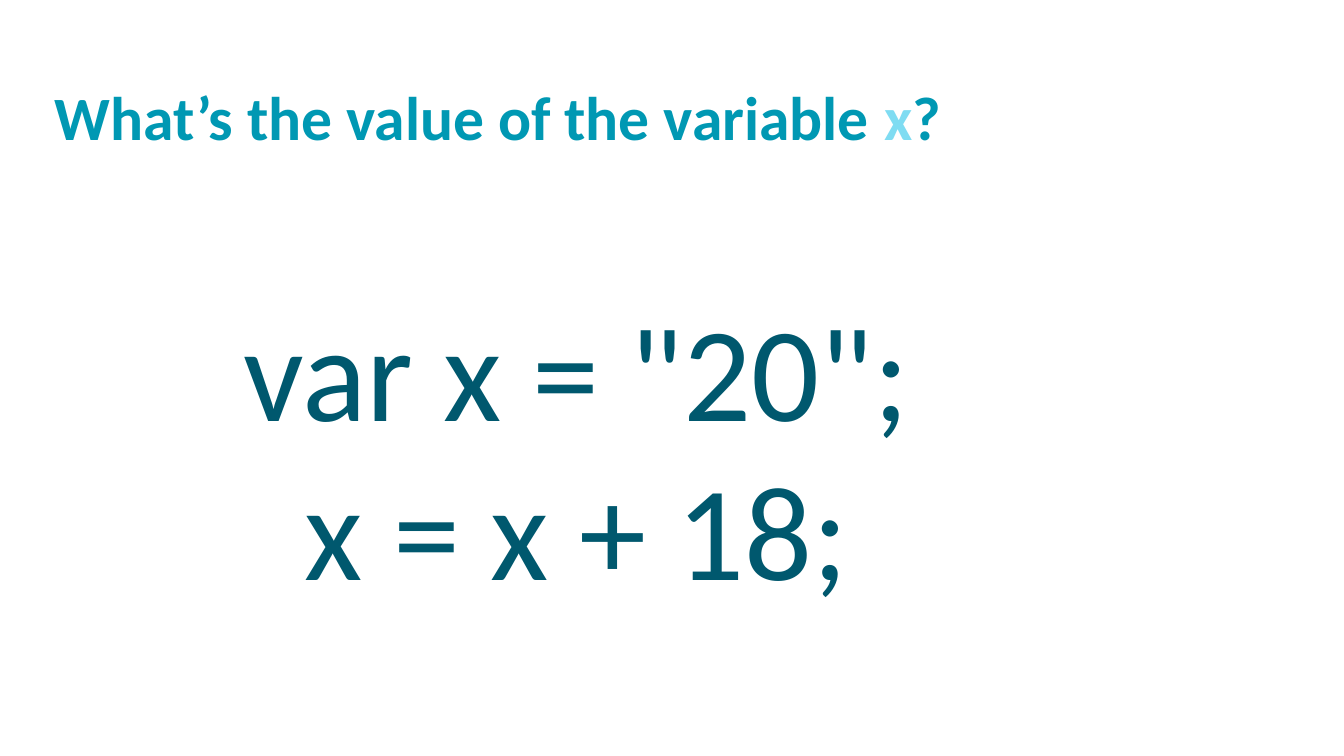
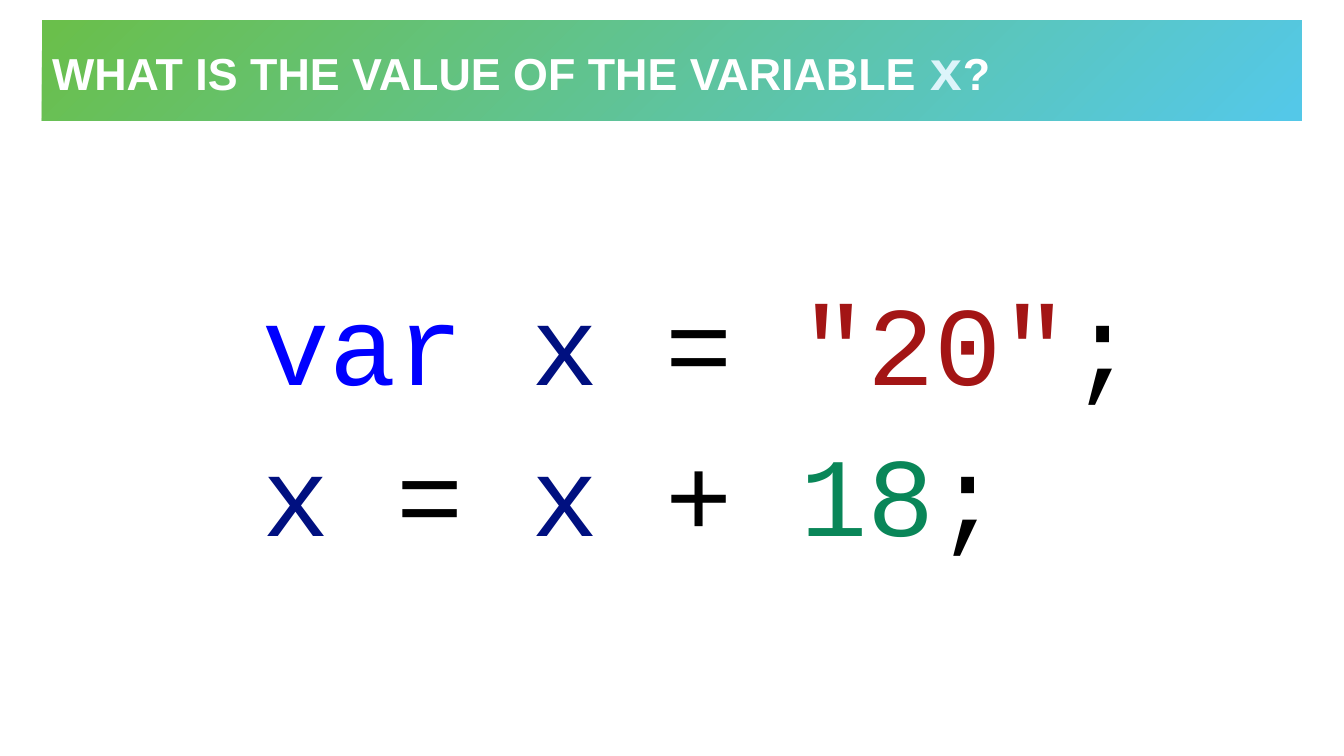
Before and after one commit to hytechclub/web-102, a slide deck: slide 15 of Week03/Review.pptx. Drawn at 1344x756 pixels with LibreOffice and Linux fonts; fonts in the diff are those of the drawing; background and template pictures are left out. Boxes give left, top, right and bottom in pixels: in the first picture for what was removed or moved away, otherwise in the second. Text is boxed around its words. In the diff, an @@ line names an element or a change of style, - is before the commit and + after.

```diff
--- a/Week03/Review.pptx
+++ b/Week03/Review.pptx
@@ title "WHAT IS THE VALUE OF ...": place and size @@
-title "WHAT IS THE VALUE OF ..." at (55, 95, 941, 141)
+title "WHAT IS THE VALUE OF ..." at (42, 20, 1303, 121)
@@ title "WHAT IS THE VALUE OF ..." at (42, 20, 1303, 121): vertical alignment top to middle; fill none to gradient #6ABF4B to #54C8E8 @@
@@ title at (52, 58, 963, 91): text changed; size 44 to 32 pt; font Calibri to Arial; text colour #0098B2 to #FFFFFF @@
-What’s the value of the variable x?
+WHAT IS THE VALUE OF THE VARIABLE x?
@@ text "var x = "20";": place and size @@
-text "var x = "20";" at (243, 330, 909, 597)
+text "var x = "20";" at (263, 304, 1136, 556)
@@ text "var x = "20";" at (263, 304, 1136, 556): size 96 to 80 pt, font Calibri to Courier New; text colour #00586E to #0000FF in "var"; text colour #00586E to #001080 in "x", "x x"; text colour #00586E to #000000 in "= "20";", "= + 18;"; text colour #00586E to #A31515 in ""20";"; text colour #00586E to #098658 in "18;"; alignment centre to left; indent changed; line spacing 0.9 to 1; more space between paragraphs; vertical alignment top to middle @@
```
Also in this commit, not shown: 14 other slides changed, 1 slide added, 1 slide removed, 5 other files.
